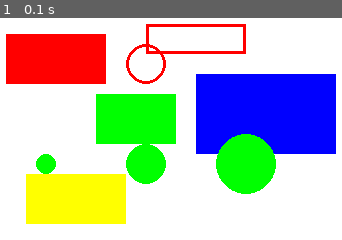
Above: before the commit, frame 1.
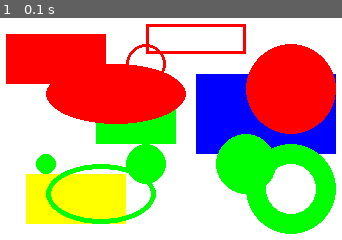
Above: after the commit, the same moment.

Repository: pipipik/py_game_01
Game: pygame game, started from draw_01.py
Two runs of this game, one before a commit and one after it. Both use one fixed random seed, a clock stepped at 60 frames per second and the inputs below.
Inputs:
- Up to frame 1 (0.1 s): no input

The runs differ from the first frame. In frame 1, 22% of the frame differs, in the area x 13-99%, y 11-98%.

Commit message:
draw_ellipse

Diff:
--- a/draw_01.py
+++ b/draw_01.py
@@ -1,4 +1,4 @@
-"""draw_02.py"""
+"""draw_03.py"""
 import sys
 import pygame
 from pygame.locals import QUIT, Rect
@@ -45,6 +45,14 @@
     # 緑 : 半径 30
     pygame.draw.circle(SURFACE, (0, 255, 0), (250, 150), 30)
 
+    # circle(SURFACE: ベース画面オブジェクト, color: 色, Rect: 楕円に外接する矩形の位置、サイズ, width: 線の幅)
+    # 赤
+    pygame.draw.ellipse(SURFACE, (255, 0, 0), (50, 50, 140, 60))
+    pygame.draw.ellipse(SURFACE, (255, 0, 0), (250, 30, 90, 90))
+    # 緑
+    pygame.draw.ellipse(SURFACE, (0, 255, 0), (50, 150, 110, 60), 5)
+    pygame.draw.ellipse(SURFACE, (0, 255, 0), ((250, 130), (90, 90)), 20)
+
     pygame.display.update() # プログラム中に描画した内容を画面に反映
     FPSCLOCK.tick(10) # 1秒間に10回ループが実行
 
